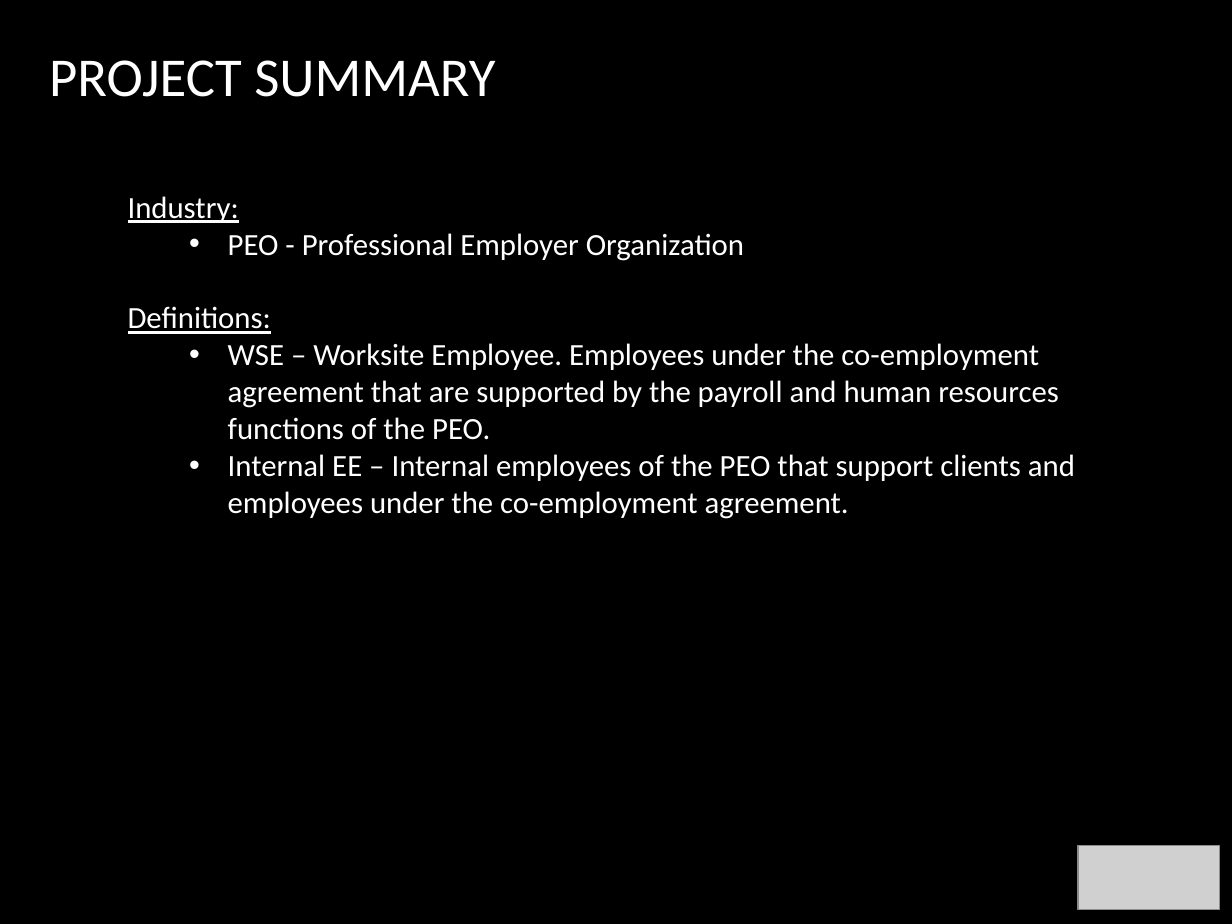
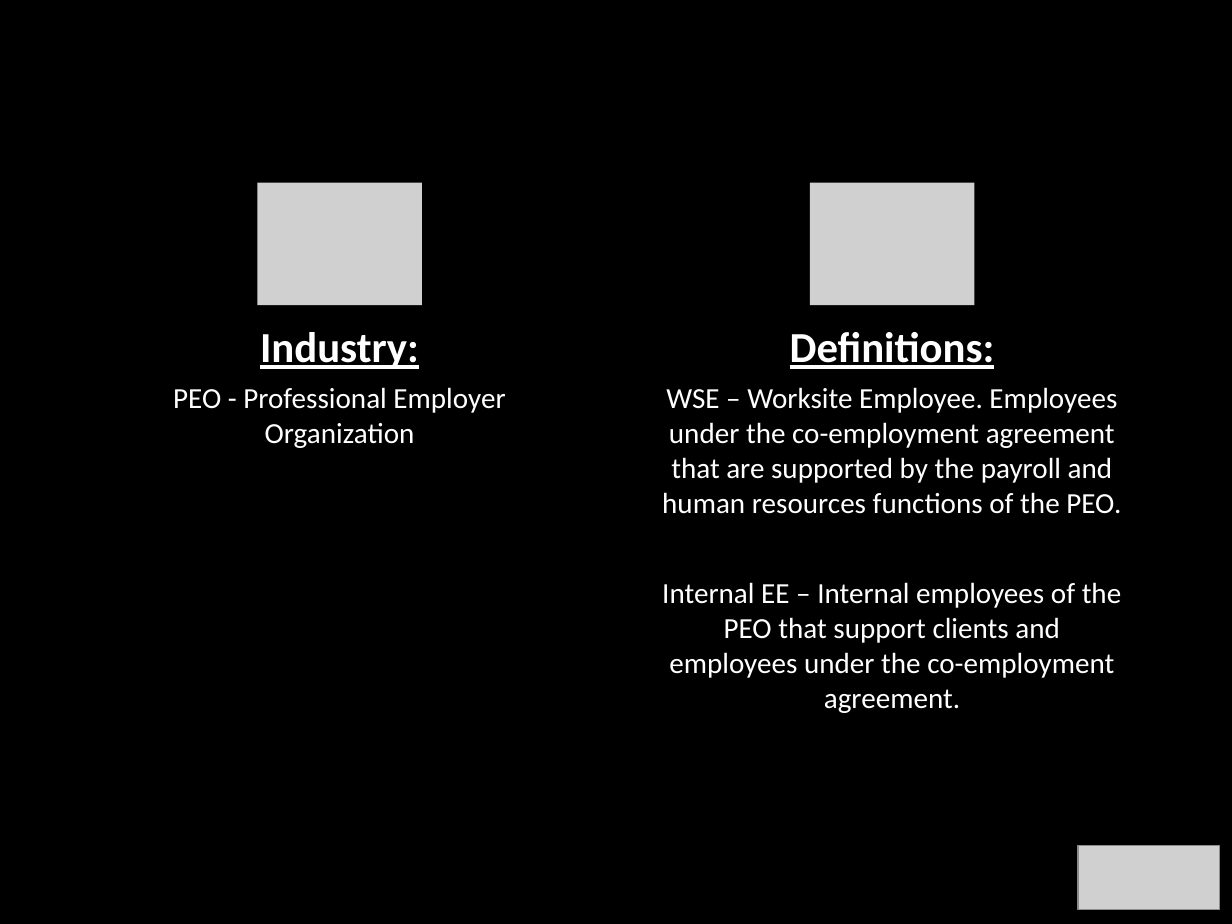
Before and after one commit to rgmireles/Final_Project, a slide deck: slide 6 of Final Project Presentation_Data Science 04032020.pptx. Drawn at 1232x924 pixels with LibreOffice and Linux fonts; fonts in the diff are those of the drawing; grey boxes stand for pictures; background and template pictures are left out. Boxes give left, top, right and bottom in pixels: in the first picture for what was removed or moved away, otherwise in the second. Text is boxed around its words. In the diff, an @@ line names an element or a change of style, - is before the commit and + after.

```diff
--- a/Final Project Presentation_Data Science 04032020.pptx
+++ b/Final Project Presentation_Data Science 04032020.pptx
@@ text removed at (49,60,495,97) @@
-PROJECT SUMMARY
@@ text at (128,196,744,334): paragraphs removed @@
-Industry:
-  • PEO - Professional Employer Organization
-Definitions:
@@ group added at (173,182,995,448): 3 texts, 2 pictures @@
+Industry:
+PEO - Professional Employer Organization
+Definitions:
@@ text "WSE – Worksite Employee. Employees ...": place and size @@
-text "WSE – Worksite Employee. Employees ..." at (128,196,1075,519)
+text "WSE – Worksite Employee. Employees ..." at (662,387,1121,713)
@@ text "WSE – Worksite Employee. Employees ..." at (662,387,1121,713): size 18 to 17 pt; alignment left to centre; bullet • to none; list level 2 to 1 in "WSE – Worksite Employee. Employees ..."; list level 2 to 1 in "Internal EE – Internal employees ..." @@
```
Also in this commit, not shown: 1 other slide changed, 4 slides added.
